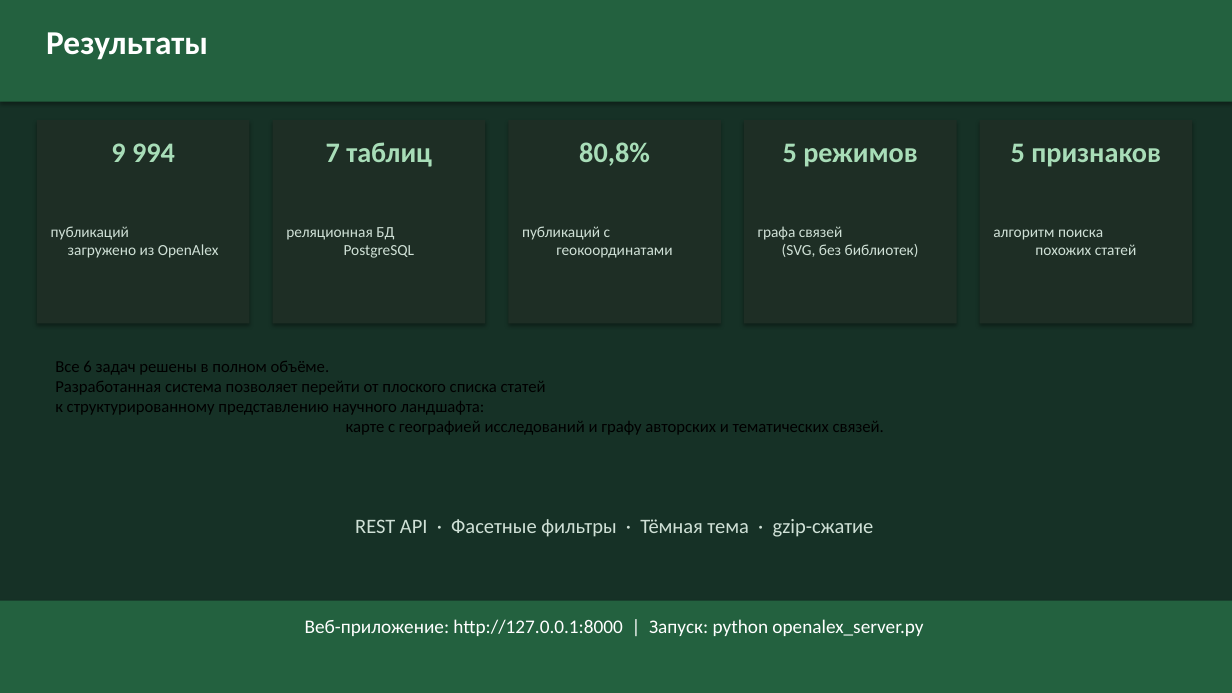
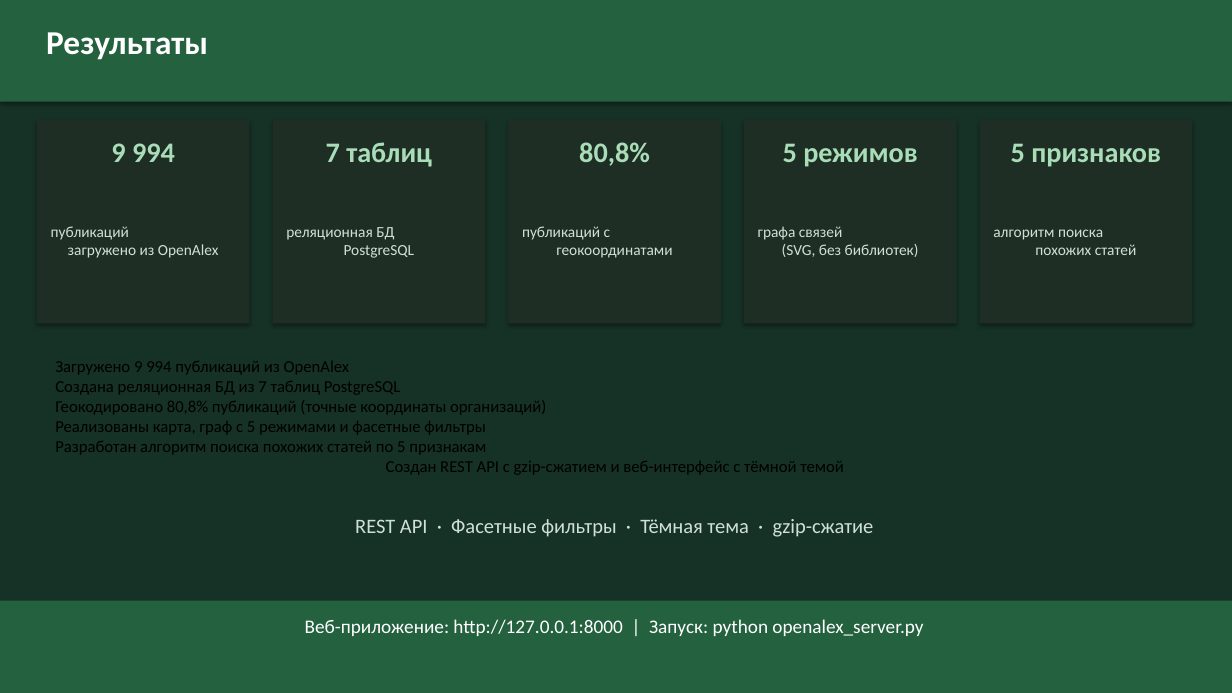
Before and after one commit to surnova2703/muiv3year, a slide deck: slide 13 of docs/Визуализация науки на основе метаданных публикаций и журналов.pptx. Drawn at 1232x693 pixels with LibreOffice and Linux fonts; fonts in the diff are those of the drawing. Boxes give left, top, right and bottom in pixels: in the first picture for what was removed or moved away, otherwise in the second. Text is boxed around its words. In the diff, an @@ line names an element or a change of style, - is before the commit and + after.

```diff
--- a/docs/Визуализация науки на основе метаданных публикаций и журналов.pptx
+++ b/docs/Визуализация науки на основе метаданных публикаций и журналов.pptx
@@ text at box(55, 361, 844, 475): text changed @@
-Все 6 задач решены в полном объёме.
-Разработанная система позволяет перейти от плоского списка статей
-к структурированному представлению научного ландшафта:
-карте с географией исследований и графу авторских и тематических связей.
+Загружено 9 994 публикаций из OpenAlex
+Создана реляционная БД из 7 таблиц PostgreSQL
+Геокодировано 80,8% публикаций (точные координаты организаций)
+Реализованы карта, граф с 5 режимами и фасетные фильтры
+Разработан алгоритм поиска похожих статей по 5 признакам
+Создан REST API с gzip-сжатием и веб-интерфейс с тёмной темой
```
Also in this commit, not shown: 1 other slide changed.
